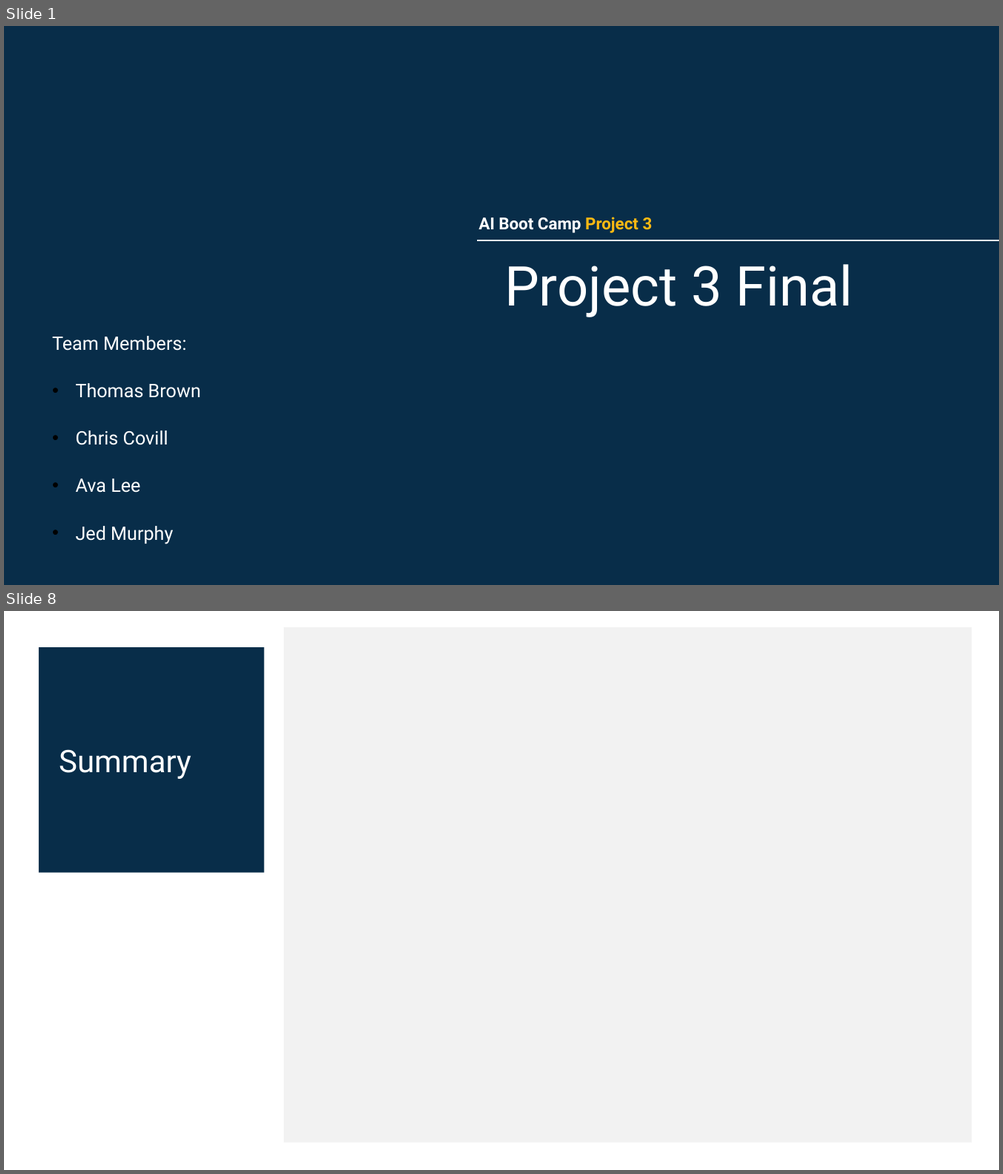
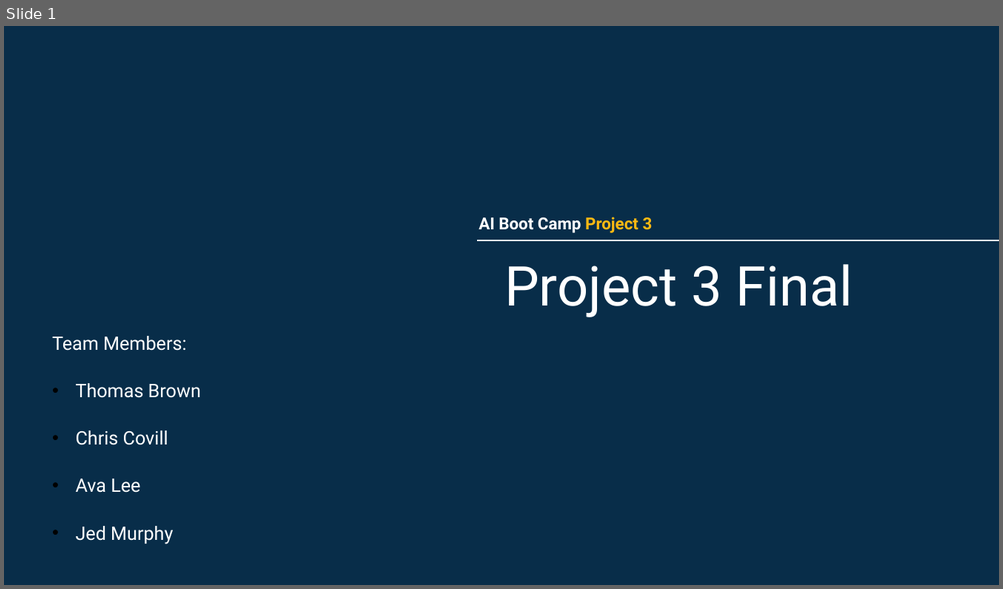
Before and after one commit to tbrown14611/Project_3_Final, a slide deck: Team_6_AI_Bootcamp_Project_3_Final.pptx. Shown one above the other, each under a label of ours: slides 1 and 8 before the commit, slide 1 after it; the slides between them are not shown. The pictures are 1003x1174 and 1003x589 pixels, drawn with LibreOffice and Linux fonts; fonts in the diff are those of the drawing. Boxes give left, top, right and bottom in pixels: in the first picture for what was removed or moved away, otherwise in the second. Text is boxed around its words. In the diff, an @@ line names an element or a change of style, - is before the commit and + after.

```diff
--- a/Team_6_AI_Bootcamp_Project_3_Final.pptx
+++ b/Team_6_AI_Bootcamp_Project_3_Final.pptx
@@ slide 8 removed at (4, 611, 999, 1170), background #FFFFFF @@
@@ rectangle removed at (284, 627, 972, 1143) @@
@@ rectangle removed at (39, 647, 264, 873) @@
@@ text removed at (59, 749, 191, 779) @@
-Summary
```
Also in this commit, not shown: 4 slides changed, 3 slides added, 3 other slides removed, 3 other files.
